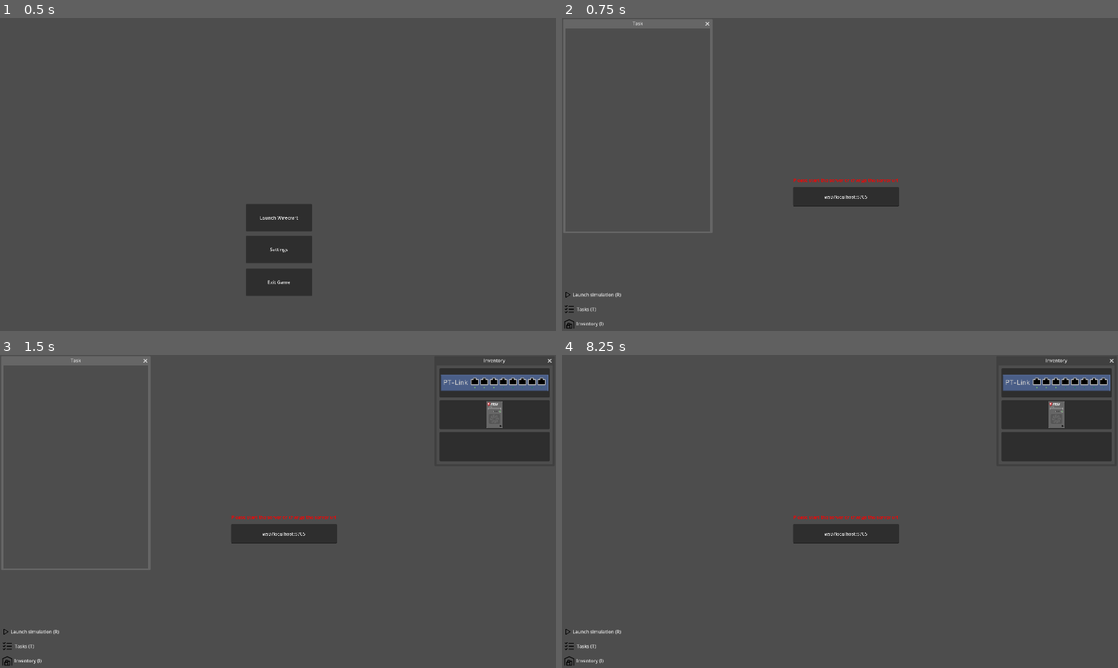
Above: before the commit, frames 1-4 (two rows, left to right).
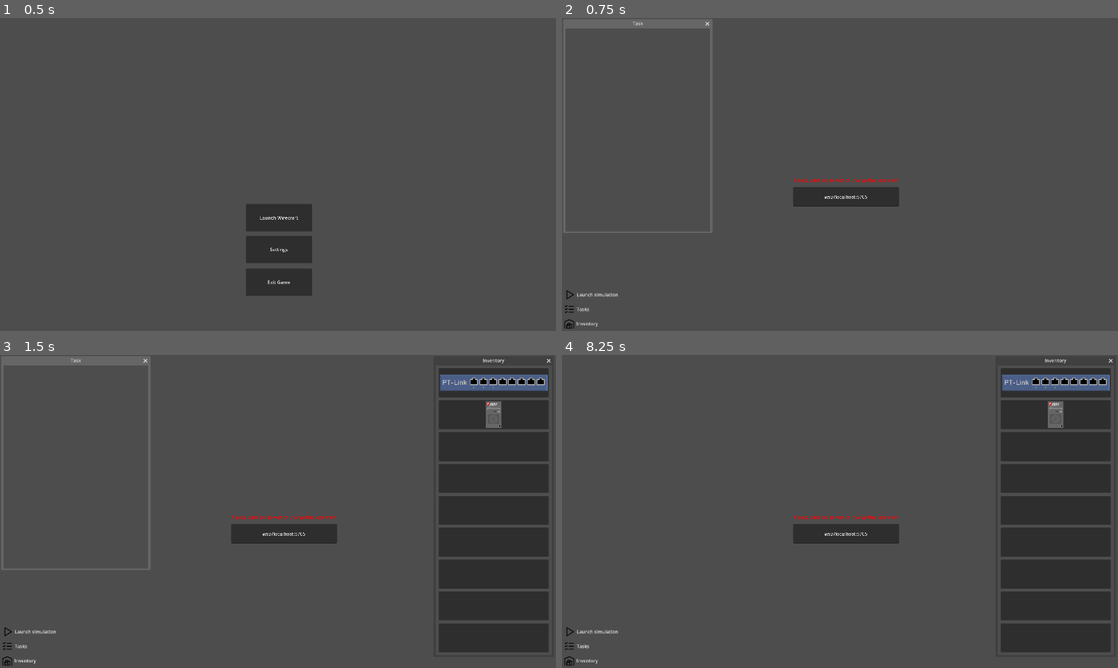
Above: after the commit, the same moments.

Repository: wirecraft-team/wirecraft
Game: Godot game, scene res://scenes/Menu.tscn
The game is run twice, just before and just after one commit, with the same random seed, the same clock (stepped at 60 frames per second) and the same inputs.
Inputs (mouse positions are in pixels of both pictures, inside the frame that each line leads up to):
- Up to frame 1 (0.5 s): no input
- Up to frame 2 (0.75 s): click "Launch Wirecraft" at 0.5 s
- Up to frame 3 (1.5 s): click "Inventory (I)" (after the commit: "Inventory") at 1.25 s
- Up to frame 4 (8.25 s): click (1056, 445) at 2.02 s; click (1056, 445) at 2.77 s; click (1056, 477) at 3.52 s; click (1056, 511) at 4.27 s; click (1056, 542) at 5.02 s; click (1056, 574) at 5.77 s; click (1056, 605) at 6.52 s; click (1056, 636) at 7.27 s; click "Tasks (T)" (after the commit: "Tasks") at 8 s

Frame 1 is identical in both runs. In frame 2, 0.1% of the frame differs, in the area x 0-11%, y 86-99%; in frame 3, 11%, in the area x 0-100%, y 1-99%; in frame 4, 11%.

Commit message:
fix: pi crying

Diff:
--- a/godot/scenes/Game.tscn
+++ b/godot/scenes/Game.tscn
@@ -43,7 +43,7 @@
 offset_right = 150.0
 grow_vertical = 0
 focus_mode = 0
-text = "Inventory (I)"
+text = "Inventory"
 icon = ExtResource("6_3xj3m")
 flat = true
 alignment = 0
@@ -51,8 +51,8 @@
 
 [node name="InventoryWindow" type="Window" parent="CanvasLayer"]
 title = "Inventory"
-position = Vector2i(1508, 36)
-size = Vector2i(400, 341)
+position = Vector2i(1505, 36)
+size = Vector2i(400, 1000)
 unresizable = true
 always_on_top = true
 script = ExtResource("7_qy1jj")
@@ -95,7 +95,7 @@
 icon_alignment = 1
 expand_icon = true
 
-[node name="Add_Router_Button" type="Button" parent="CanvasLayer/InventoryWindow/Control"]
+[node name="Button3" type="Button" parent="CanvasLayer/InventoryWindow/Control"]
 layout_mode = 1
 anchors_preset = 5
 anchor_left = 0.5
@@ -104,6 +104,78 @@
 offset_top = 230.0
 offset_right = 190.0
 offset_bottom = 330.0
+grow_horizontal = 2
+focus_mode = 0
+
+[node name="Button4" type="Button" parent="CanvasLayer/InventoryWindow/Control"]
+layout_mode = 1
+anchors_preset = 5
+anchor_left = 0.5
+anchor_right = 0.5
+offset_left = -190.0
+offset_top = 340.0
+offset_right = 190.0
+offset_bottom = 440.0
+grow_horizontal = 2
+focus_mode = 0
+
+[node name="Button5" type="Button" parent="CanvasLayer/InventoryWindow/Control"]
+layout_mode = 1
+anchors_preset = 5
+anchor_left = 0.5
+anchor_right = 0.5
+offset_left = -190.0
+offset_top = 450.0
+offset_right = 190.0
+offset_bottom = 550.0
+grow_horizontal = 2
+focus_mode = 0
+
+[node name="Button6" type="Button" parent="CanvasLayer/InventoryWindow/Control"]
+layout_mode = 1
+anchors_preset = 5
+anchor_left = 0.5
+anchor_right = 0.5
+offset_left = -190.0
+offset_top = 560.0
+offset_right = 190.0
+offset_bottom = 660.0
+grow_horizontal = 2
+focus_mode = 0
+
+[node name="Button7" type="Button" parent="CanvasLayer/InventoryWindow/Control"]
+layout_mode = 1
+anchors_preset = 5
+anchor_left = 0.5
+anchor_right = 0.5
+offset_left = -190.0
+offset_top = 670.0
+offset_right = 190.0
+offset_bottom = 770.0
+grow_horizontal = 2
+focus_mode = 0
+
+[node name="Button8" type="Button" parent="CanvasLayer/InventoryWindow/Control"]
+layout_mode = 1
+anchors_preset = 5
+anchor_left = 0.5
+anchor_right = 0.5
+offset_left = -190.0
+offset_top = 780.0
+offset_right = 190.0
+offset_bottom = 880.0
+grow_horizontal = 2
+focus_mode = 0
+
+[node name="Button9" type="Button" parent="CanvasLayer/InventoryWindow/Control"]
+layout_mode = 1
+anchors_preset = 5
+anchor_left = 0.5
+anchor_right = 0.5
+offset_left = -190.0
+offset_top = 890.0
+offset_right = 190.0
+offset_bottom = 990.0
 grow_horizontal = 2
 focus_mode = 0
 
@@ -117,7 +189,7 @@
 offset_bottom = -50.0
 grow_vertical = 0
 focus_mode = 0
-text = "Tasks (T)"
+text = "Tasks"
 icon = ExtResource("10_mcffj")
 flat = true
 alignment = 0
@@ -170,7 +242,7 @@
 offset_bottom = -100.0
 grow_vertical = 0
 focus_mode = 0
-text = "Launch simulation (R)"
+text = "Launch simulation"
 icon = ExtResource("12_2rd6h")
 flat = true
 alignment = 0
@@ -233,7 +305,6 @@
 [connection signal="close_requested" from="CanvasLayer/InventoryWindow" to="CanvasLayer" method="_on_inventory_window_close_requested"]
 [connection signal="pressed" from="CanvasLayer/InventoryWindow/Control/Add_Switch_Button" to="CanvasLayer/InventoryWindow" method="_on_add_switch_button_pressed"]
 [connection signal="pressed" from="CanvasLayer/InventoryWindow/Control/Add_PC_Button" to="CanvasLayer/InventoryWindow" method="_on_add_pc_button_pressed"]
-[connection signal="pressed" from="CanvasLayer/InventoryWindow/Control/Add_Router_Button" to="CanvasLayer/InventoryWindow" method="_on_add_router_button_pressed"]
 [connection signal="pressed" from="CanvasLayer/TaskButton" to="CanvasLayer" method="_on_task_button_pressed"]
 [connection signal="close_requested" from="CanvasLayer/TaskWindow" to="CanvasLayer" method="_on_task_window_close_requested"]
 [connection signal="text_submitted" from="CanvasLayer/ServerText/ServerUrl" to="ws" method="_on_server_url_text_submitted"]
Not shown: 1 places in godot/scenes/Game.tscn that only renumber resources
